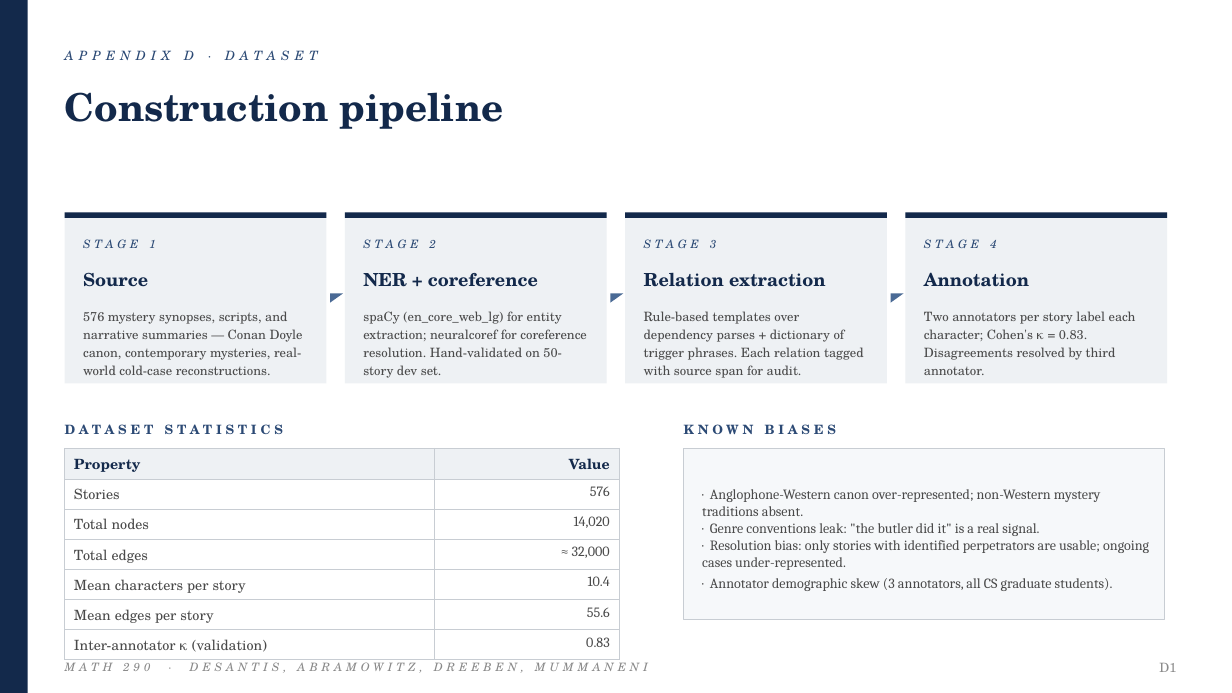
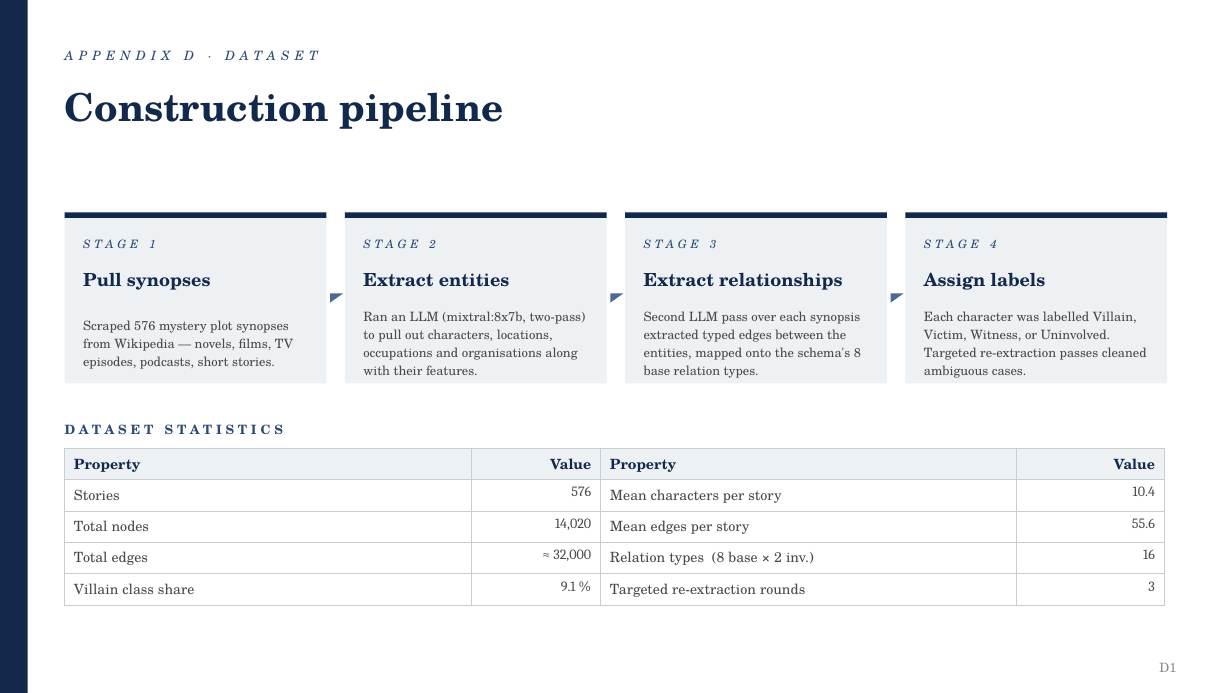
Before and after one commit to abmummaneni/290-Final-Project, a slide deck: slide 19 of RGCN_Academic_Presentation.pptx. Drawn at 1232x693 pixels with LibreOffice and Linux fonts; fonts in the diff are those of the drawing. Boxes give left, top, right and bottom in pixels: in the first picture for what was removed or moved away, otherwise in the second. Text is boxed around its words. In the diff, an @@ line names an element or a change of style, - is before the commit and + after.

Commit message:
presentation update

```diff
--- a/RGCN_Academic_Presentation.pptx
+++ b/RGCN_Academic_Presentation.pptx
@@ text at <box>83,272,211,290</box>: text changed @@
-Source
+Pull synopses
@@ text at <box>363,273,510,287</box>: text changed @@
-NER + coreference
+Extract entities
@@ text at <box>644,272,843,290</box>: text changed @@
-Relation extraction
+Extract relationships
@@ text at <box>924,272,1046,290</box>: text changed @@
-Annotation
+Assign labels
@@ text at <box>83,320,293,369</box>: text changed @@
-576 mystery synopses, scripts, and narrative summaries — Conan Doyle canon, contemporary mysteries, real-world cold-case reconstructions.
+Scraped 576 mystery plot synopses from Wikipedia — novels, films, TV episodes, podcasts, short stories.
@@ text at <box>363,311,586,375</box>: text changed @@
-spaCy (en_core_web_lg) for entity extraction; neuralcoref for coreference resolution. Hand-validated on 50-story dev set.
+Ran an LLM (mixtral:8x7b, two-pass) to pull out characters, locations, occupations and organisations along with their features.
@@ text at <box>644,311,861,378</box>: text changed @@
-Rule-based templates over dependency parses + dictionary of trigger phrases. Each relation tagged with source span for audit.
+Second LLM pass over each synopsis extracted typed edges between the entities, mapped onto the schema's 8 base relation types.
@@ text at <box>924,311,1147,378</box>: text changed @@
-Two annotators per story label each character; Cohen's κ = 0.83. Disagreements resolved by third annotator.
+Each character was labelled Villain, Victim, Witness, or Uninvolved. Targeted re-extraction passes cleaned ambiguous cases.
@@ table at <box>65,448,1165,601</box> @@
-Property | Value
-Stories | 576
-Total nodes | 14,020
-Total edges | ≈ 32,000
-Mean characters per story | 10.4
-Mean edges per story | 55.6
-Inter-annotator κ (validation) | 0.83
+Property | Value | Property | Value
+Stories | 576 | Mean characters per story | 10.4
+Total nodes | 14,020 | Mean edges per story | 55.6
+Total edges | ≈ 32,000 | Relation types (8 base × 2 inv.) | 16
+Villain class share | 9.1 % | Targeted re-extraction rounds | 3
@@ table: place and size @@
-table at <box>65,448,619,656</box>
+table at <box>65,448,1165,601</box>
@@ text removed at <box>684,424,836,434</box> @@
-KNOWN BIASES
@@ rectangle removed at <box>684,448,1165,619</box> @@
@@ text removed at <box>702,489,1149,591</box> @@
-· Anglophone-Western canon over-represented; non-Western mystery traditions absent.
-· Genre conventions leak: "the butler did it" is a real signal.
-· Resolution bias: only stories with identified perpetrators are usable; ongoing cases under-represented.
-· Annotator demographic skew (3 annotators, all CS graduate students).
@@ text removed at <box>65,662,648,673</box> @@
-MATH 290 · DESANTIS, ABRAMOWITZ, DREEBEN, MUMMANENI
```
Also in this commit, not shown: 15 other slides changed, 3 slides added, 3 slides removed, 1 other file.
